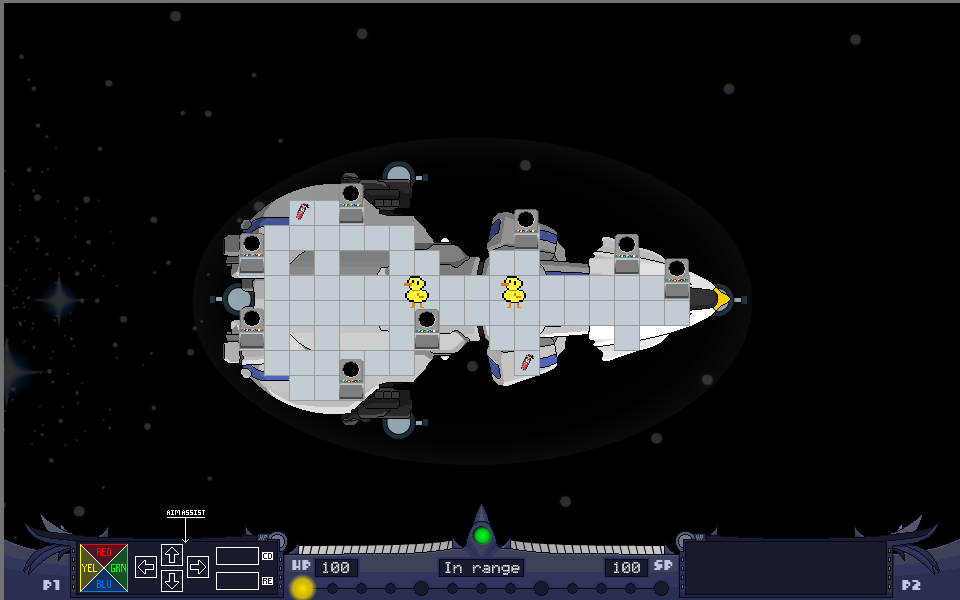
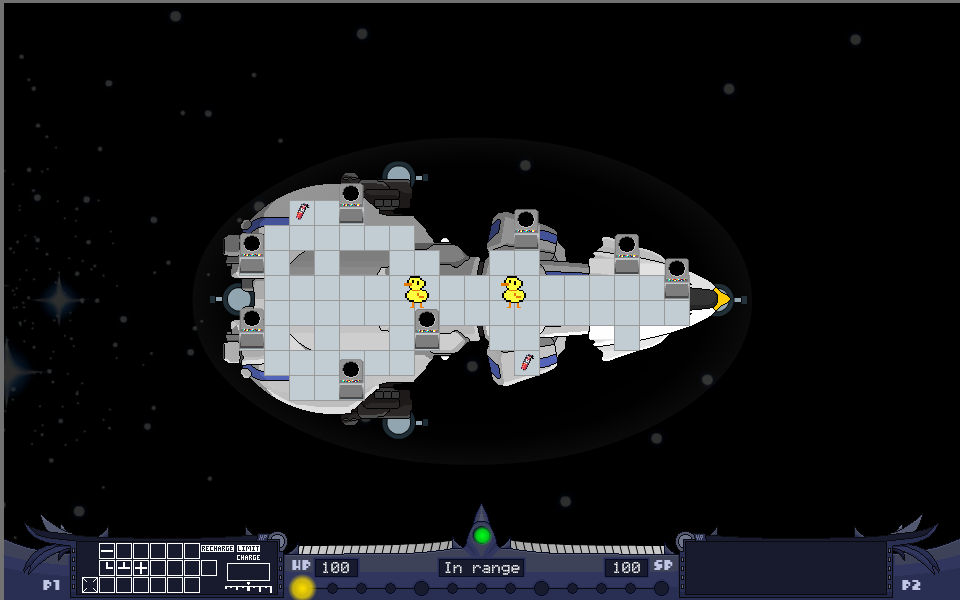
The second (960, 600) image is a revision of the first. Changes to its layers:
hid "tut turret" over [167, 510, 205, 543]
showed "mod reshields", painted on it over [80, 543, 273, 593]
hid "mod shields" over [80, 544, 273, 592]
